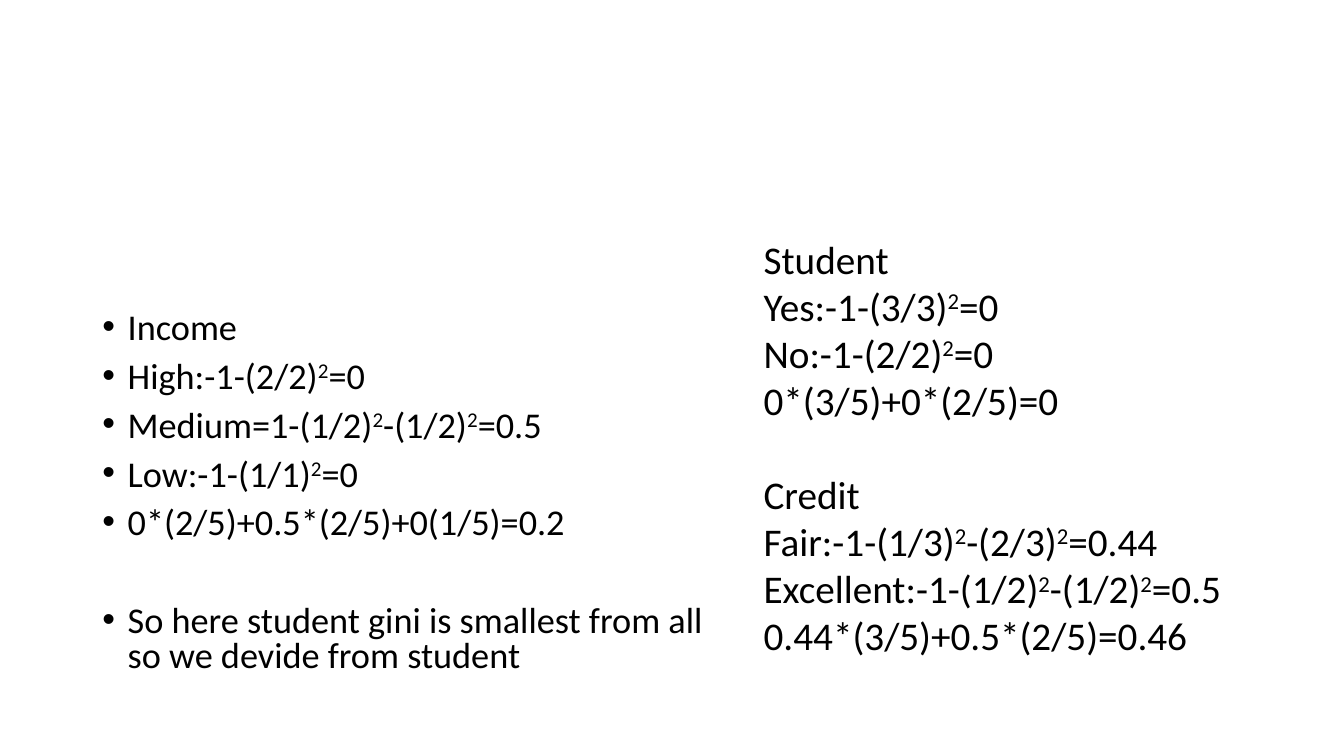
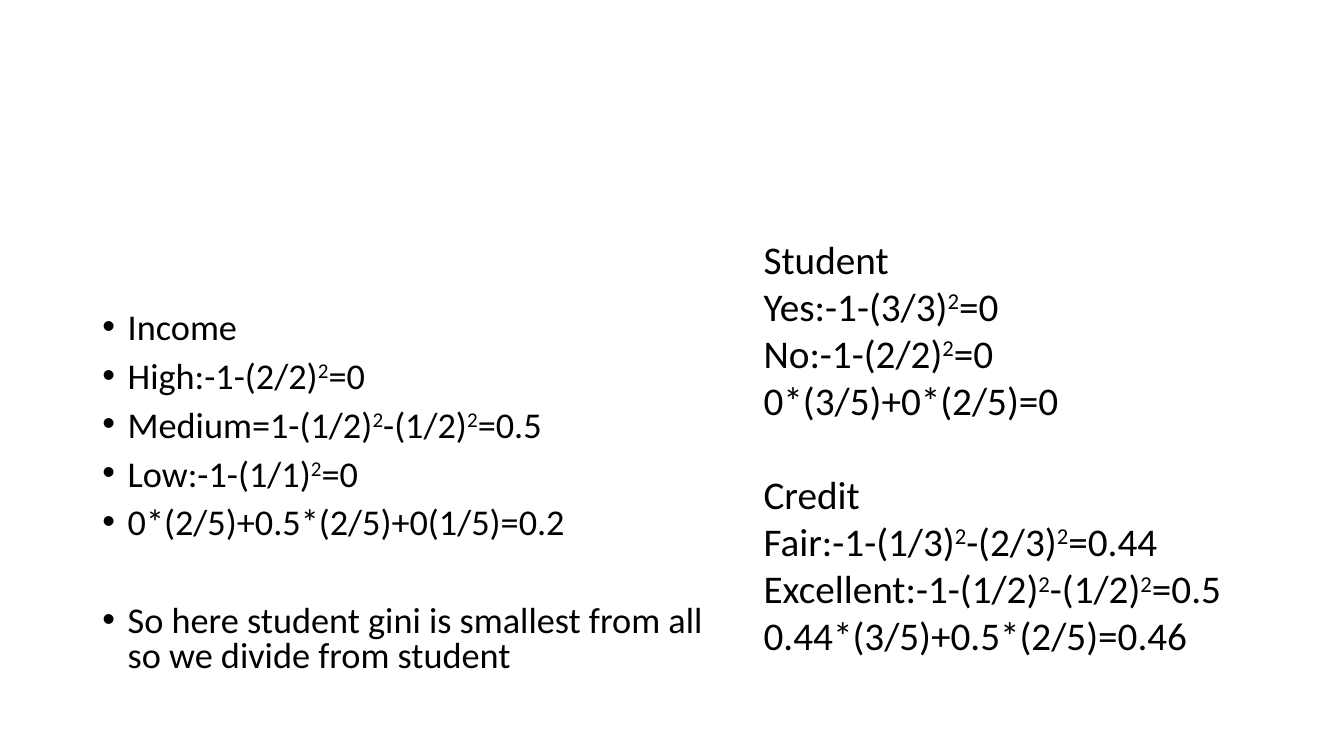
Before and after one commit to skysumitkumar/Du_Mca, a slide deck: slide 51 of 3rd_semester/Data_Science_with_python/PPT/Unit_3/Confusion_matrix_And_Decision_tree.pptx. Drawn at 1344x756 pixels with LibreOffice and Linux fonts; fonts in the diff are those of the drawing. Boxes give left, top, right and bottom in pixels: in the first picture for what was removed or moved away, otherwise in the second. Text is boxed around its words. In the diff, an @@ line names an element or a change of style, - is before the commit and + after.

```diff
--- a/3rd_semester/Data_Science_with_python/PPT/Unit_3/Confusion_matrix_And_Decision_tree.pptx
+++ b/3rd_semester/Data_Science_with_python/PPT/Unit_3/Confusion_matrix_And_Decision_tree.pptx
@@ text at box(128, 607, 702, 669): text changed @@
-• So here student gini is smallest from all so we devide from student
+• So here student gini is smallest from all so we divide from student
```
Also in this commit, not shown: 8 other slides changed, 2 other files.
